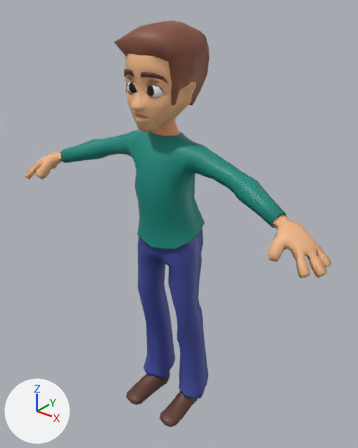
Before and after pictures for a commit that changed the FBX model Assets/Models/Mateys/soul giver.fbx.
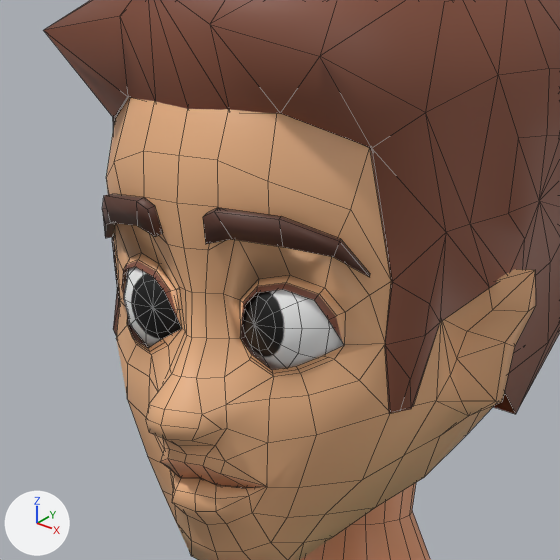
Each version appears first whole from a camera (50 mm lens) standing at (1.104, -1.312, 1.702) and looking at (0.024, 0.038, 0.864), and next in a close-up on the part from 30% to 56% of the width and 8% to 29% of the height. Every picture has the same lights, and +X, +Y and +Z are marked at lower left. The close-ups show mesh edges as thin lines. Vertices at the same position are counted once.

Before the edit, the objects in view are built like this:
```python
me_plane_000 = bpy.data.meshes.new('Plane.000')
me_plane_000.from_pydata(...)  # 373 vertices, 412 faces; spans x -0.137..0.137, y -0.161..0.122, z 1.241..1.541
me_plane_000.materials.append(mat_basic_colors)  # picture img_paleta_de_colores_png
me_plane_002 = bpy.data.meshes.new('Plane.002')
me_plane_002.from_pydata(...)  # 1400 vertices, 1418 faces; spans x -0.67..0.67, y -0.18..0.13, z -0.01..1.57
me_plane_002.materials.append(mat_basic_colors)  # picture img_paleta_de_colores_png
me_plane_008 = bpy.data.meshes.new('Plane.008')
me_plane_008.from_pydata(...)  # 36 vertices, 26 faces; spans x -0.093..0.093, y -0.145..-0.098, z 1.406..1.438
me_plane_008.materials.append(mat_basic_colors)  # picture img_paleta_de_colores_png
ob_body = bpy.data.objects.new('body', me_plane_002)
ob_body.location = (0.0, 0.0, 0.0)
ob_body.scale = (1.01, 1.01, 1.01)
ob_retopologized_head = bpy.data.objects.new('retopologized head', me_plane_000)
ob_retopologized_head.location = (0.0, 0.0, 0.0)
ob_retopologized_head.scale = (1.01, 1.01, 1.01)
ob_retopologized_head_001 = bpy.data.objects.new('retopologized head.001', me_plane_008)
ob_retopologized_head_001.location = (0.0, 0.0, 0.0)
ob_retopologized_head_001.scale = (1.01, 1.01, 1.01)
```
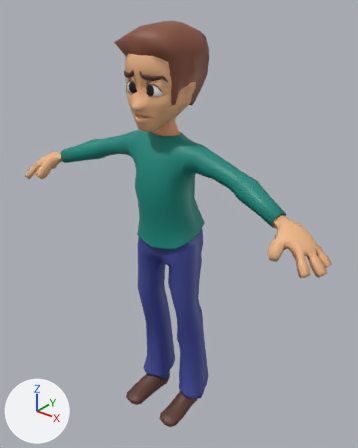
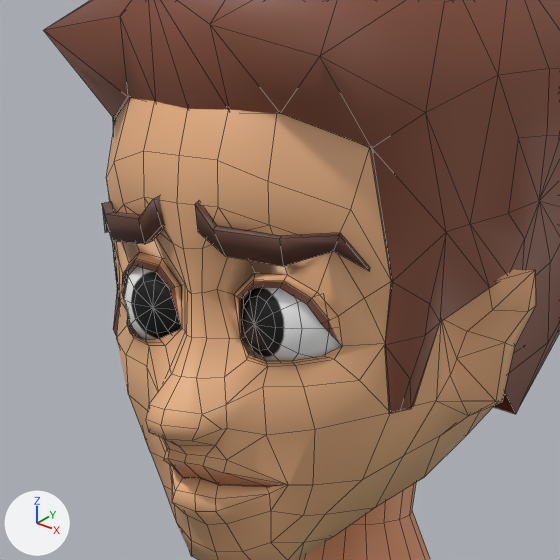
The newer file adds a shape key; the second version is drawn at full value of the shape key 'worried' of 'retopologized head', and the change is written as the vertex moves it makes.

Changed parts and their boxes [x1, y1, x2, y2] in the close-ups (560 x 560 px; the box of a moved part takes in the faces that stretch with it):
'retopologized head', reshaped
    before: [106, 97, 536, 560]
    after: [102, 97, 536, 560]
'retopologized head.001', deleted (brown)
    before: [102, 194, 370, 277]
part 1 of me_plane_000, added (brown)
    after: [195, 201, 370, 271]
part 2 of me_plane_000, added (brown)
    after: [102, 196, 165, 244]
part 3 of me_plane_000, moved or reshaped
    both: [106, 179, 391, 552]

The change in detail:
me_plane_000 is used by ob_retopologized_head; location (0.0, 0.0, 0.0); scale (1.01, 1.01, 1.01).
me_plane_000 had 373 vertices, 412 faces and spanned x -0.137..0.137, y -0.161..0.122, z 1.241..1.541.
me_plane_000 now has 409 vertices, 438 faces and spans x -0.137..0.137, y -0.161..0.122, z 1.241..1.541.
me_plane_000 part 1: a new loose piece of 18 vertices spanning x 0.011..0.093, y -0.145..-0.098, z 1.409..1.441, in mat_basic_colors (picture img_paleta_de_colores_png).
me_plane_000 part 2: a new loose piece of 18 vertices spanning x -0.093..-0.012, y -0.145..-0.098, z 1.409..1.441, in mat_basic_colors (picture img_paleta_de_colores_png).
Part 3, on me_plane_000:
6 vertices in x -0.052..0.052, y -0.125..-0.119, z 1.363..1.401 move by (0.0, -0.002, 0.001).
4 vertices in x 0.067..0.075, y -0.115..-0.107, z 1.384..1.396 move by (-0.002, -0.003, -0.002).
4 vertices in x -0.03..0.03, y -0.124..-0.123, z 1.36..1.362 move by (0.0, -0.002, 0.0).
4 vertices in x -0.022..0.022, y -0.14..-0.137, z 1.303..1.309 move by (0.0, 0.002, 0.0).
4 vertices in x -0.013..0.013, y -0.134, z 1.294 move by (0.0, 0.001, 0.0).
4 vertices in x -0.075..-0.067, y -0.115..-0.107, z 1.384..1.396 move by (0.002, -0.003, -0.002).
77 vertices move from x -0.089..0.089, y -0.136..-0.097, z 1.278..1.425 to x -0.087..0.087, y -0.136..-0.093, z 1.279..1.425.
Object 'retopologized head.001' (ob_retopologized_head_001) is deleted.
